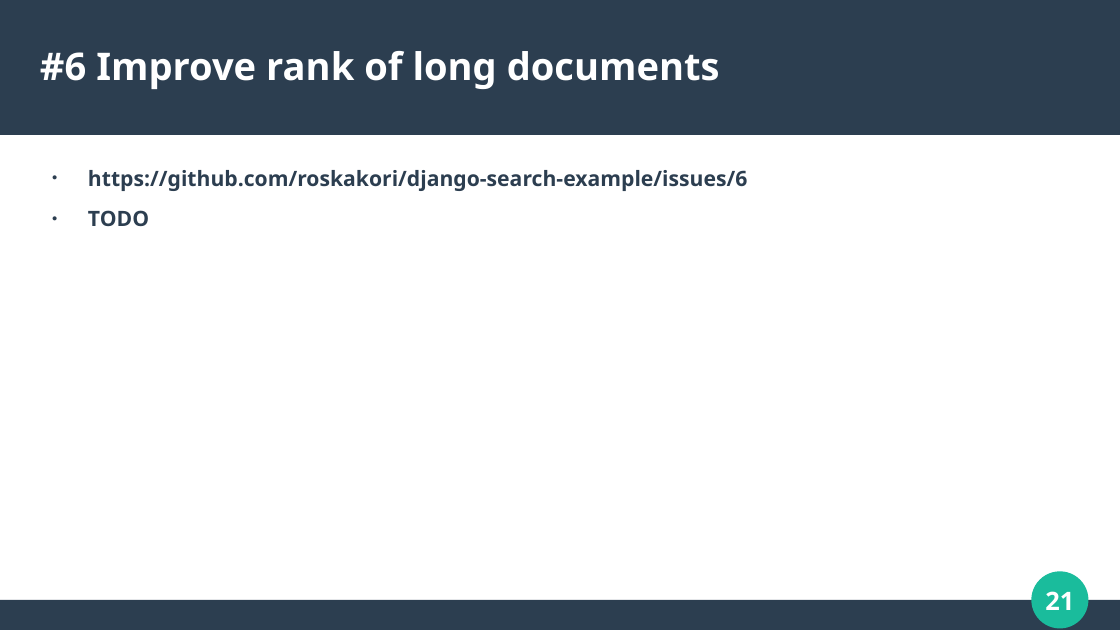
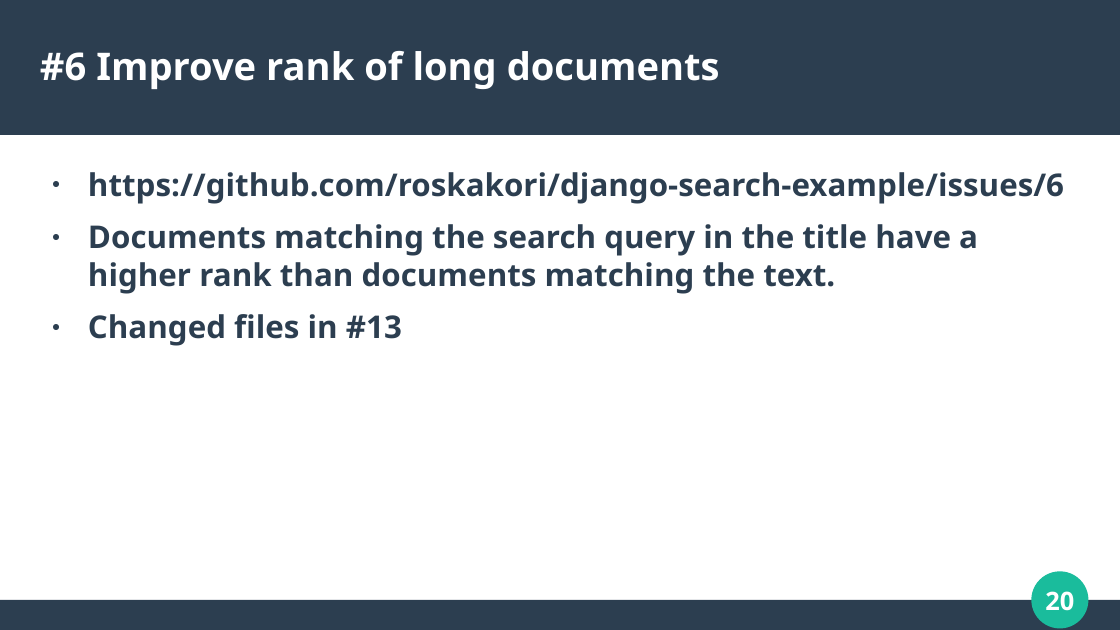
Before and after one commit to roskakori/django-search-example, a slide deck: slide 20 of Full text search with Django and PostgreSQL.odp (slide 21 before the commit). Drawn at 1120x630 pixels with LibreOffice and Linux fonts; fonts in the diff are those of the drawing. Boxes give left, top, right and bottom in pixels: in the first picture for what was removed or moved away, otherwise in the second. Text is boxed around its words. In the diff, an @@ line names an element or a change of style, - is before the commit and + after.

Commit message:
Add links to issues and changed files.

```diff
--- a/Full text search with Django and PostgreSQL.odp
+++ b/Full text search with Django and PostgreSQL.odp
@@ text at bbox=[88, 172, 1064, 204]: size 15 to 22.2 pt in "https://github.com/roskakori/django-search-example/issues/6" @@
@@ text at bbox=[88, 224, 978, 346]: text changed; size 15 to 22.2 pt @@
-● TODO
+● Documents matching the search query in the title have a higher rank than documents matching the text.
+● Changed files in #13
@@ page number at bbox=[1045, 591, 1074, 611]: text changed @@
-21
+20
```
Also in this commit, not shown: 10 other slides changed, 1 slide removed.
